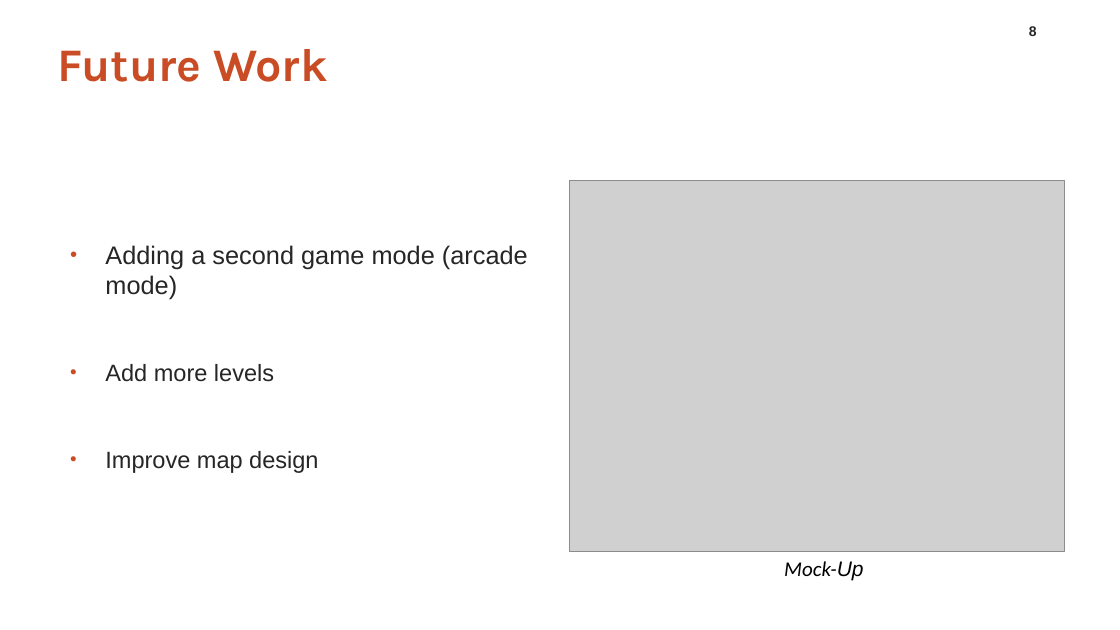
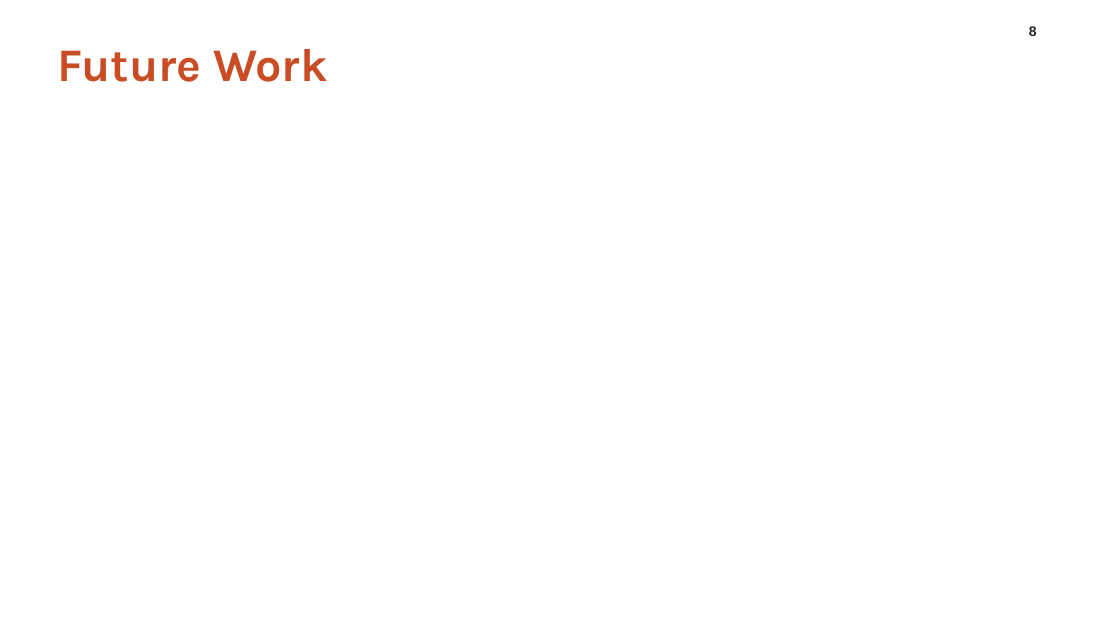
Before and after one commit to LuisFonseca98/Mestrado, a slide deck: slide 8 of AB/Apresentacao/APRESENTACAO_AB.pptx. Drawn at 1120x630 pixels with LibreOffice and Linux fonts; fonts in the diff are those of the drawing; grey boxes stand for pictures; background and template pictures are left out. Boxes give left, top, right and bottom in pixels: in the first picture for what was removed or moved away, otherwise in the second. Text is boxed around its words. In the diff, an @@ line names an element or a change of style, - is before the commit and + after.

```diff
--- a/AB/Apresentacao/APRESENTACAO_AB.pptx
+++ b/AB/Apresentacao/APRESENTACAO_AB.pptx
@@ picture removed at bbox=[570, 181, 1065, 552] @@
@@ text removed at bbox=[105, 245, 528, 473] @@
-• Adding a second game mode (arcade mode)
-• Add more levels
-• Improve map design
@@ text removed at bbox=[784, 561, 863, 581] @@
-Mock-Up
```
Also in this commit, not shown: 4 other slides changed, 5 other files.
